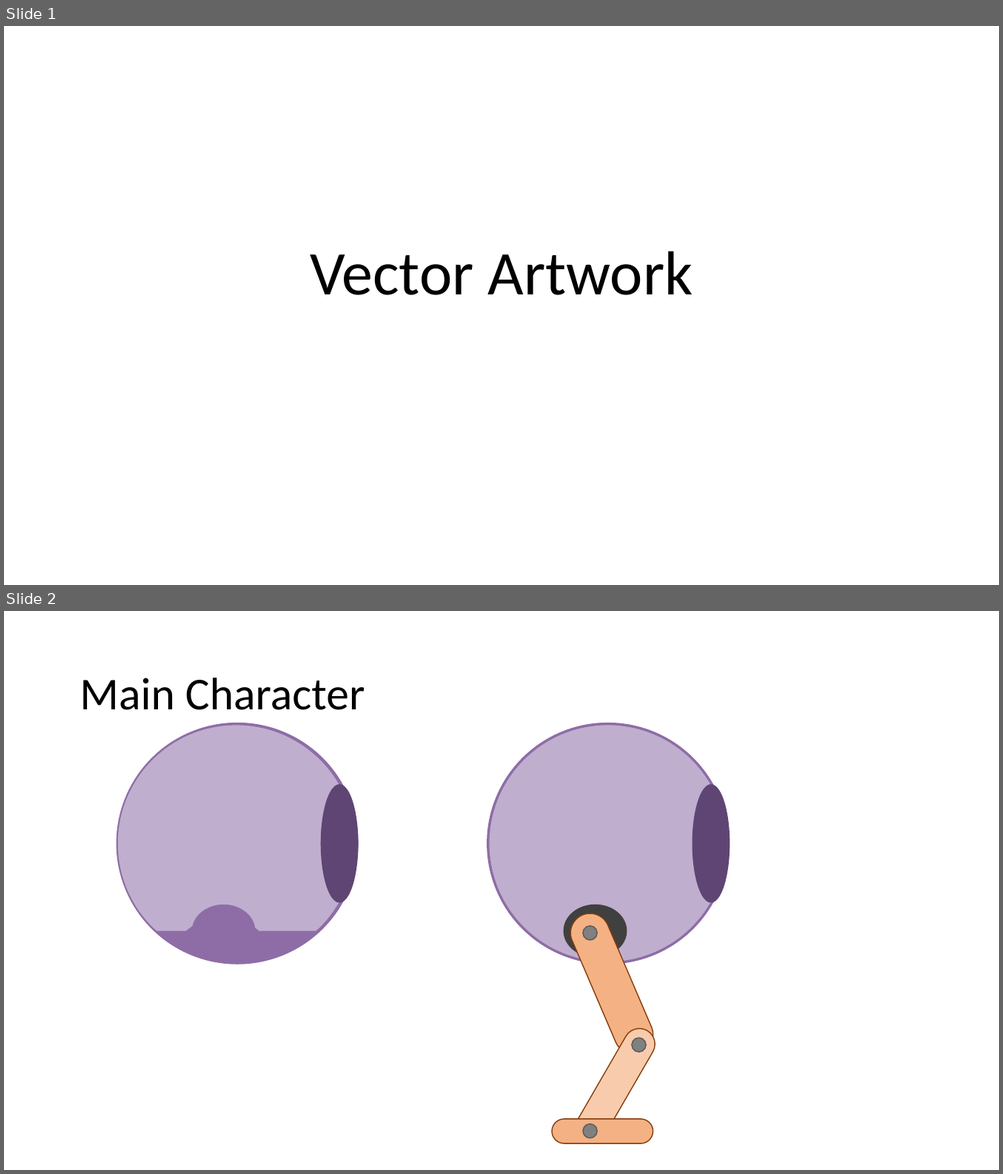
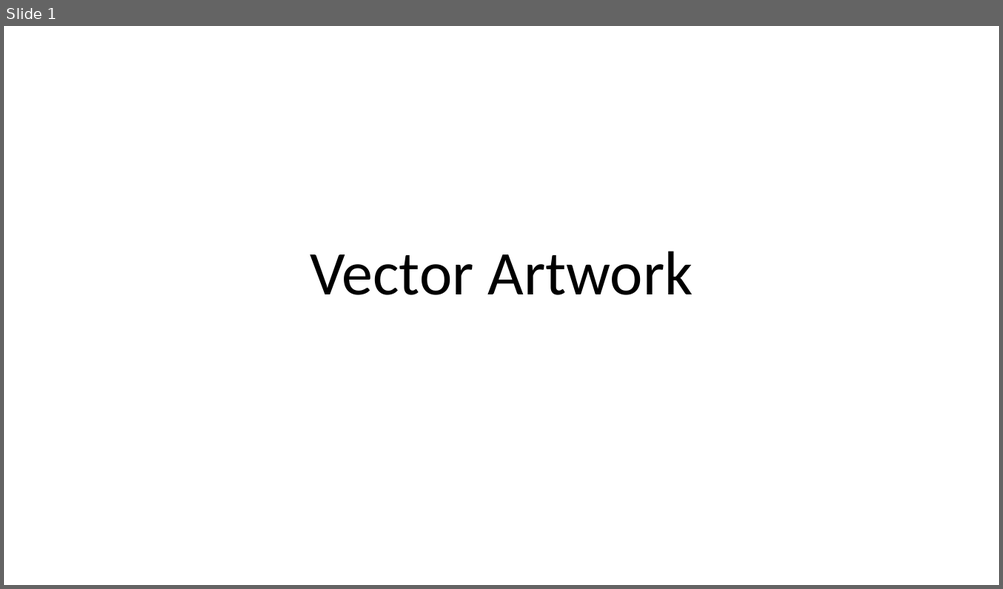
Before and after one commit to MillerMark/CodeRushed-1, a slide deck: Design Notes/Game 1 - Vector Artwork.pptx. Shown one above the other, each under a label of ours: slides 1 and 2 before the commit, slide 1 after it. The pictures are 1003x1174 and 1003x589 pixels, drawn with LibreOffice and Linux fonts; fonts in the diff are those of the drawing. Boxes give left, top, right and bottom in pixels: in the first picture for what was removed or moved away, otherwise in the second. Text is boxed around its words. In the diff, an @@ line names an element or a change of style, - is before the commit and + after.

```diff
--- a/Design Notes/Game 1 - Vector Artwork.pptx
+++ b/Design Notes/Game 1 - Vector Artwork.pptx
@@ slide 2 removed at (x1=4, y1=611, x2=999, y2=1170), background #FFFFFF @@
@@ title removed at (x1=79, y1=678, x2=364, y2=710) @@
-Main Character
@@ ellipse removed at (x1=116, y1=723, x2=358, y2=965) @@
@@ freeform shape removed at (x1=118, y1=725, x2=355, y2=931) @@
@@ ellipse removed at (x1=320, y1=784, x2=358, y2=903) @@
@@ group removed at (x1=486, y1=723, x2=729, y2=965): 4 ellipses @@
@@ rounded rectangle removed at (x1=565, y1=908, x2=660, y2=1061) @@
@@ ellipse removed at (x1=583, y1=925, x2=597, y2=940) @@
@@ rounded rectangle removed at (x1=570, y1=1023, x2=660, y2=1149) @@
@@ ellipse removed at (x1=632, y1=1039, x2=646, y2=1053) @@
@@ rounded rectangle removed at (x1=552, y1=1119, x2=653, y2=1144) @@
@@ ellipse removed at (x1=583, y1=1125, x2=597, y2=1139) @@
```
Also in this commit, not shown: 1 slide changed, 16 slides added, 2 other files.
